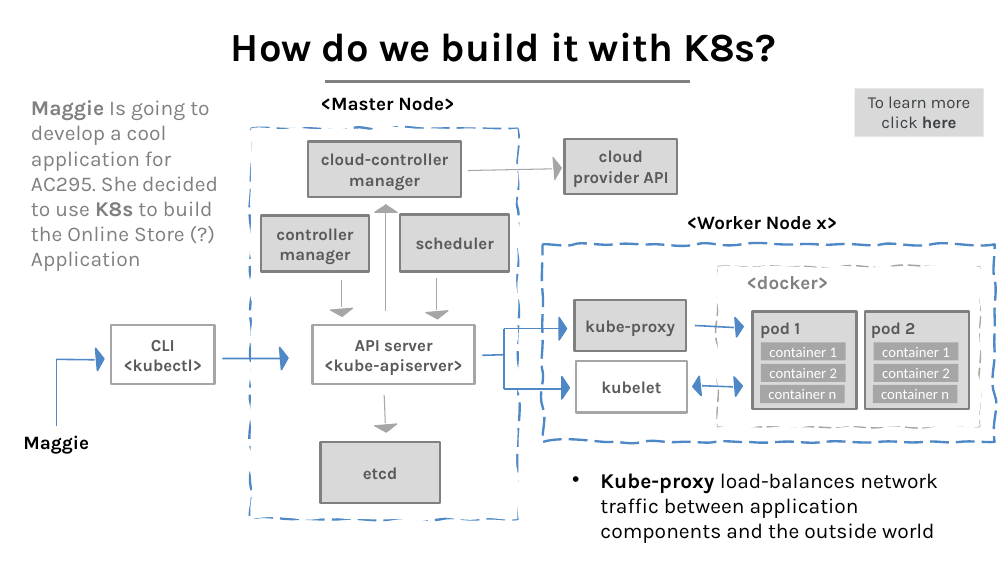
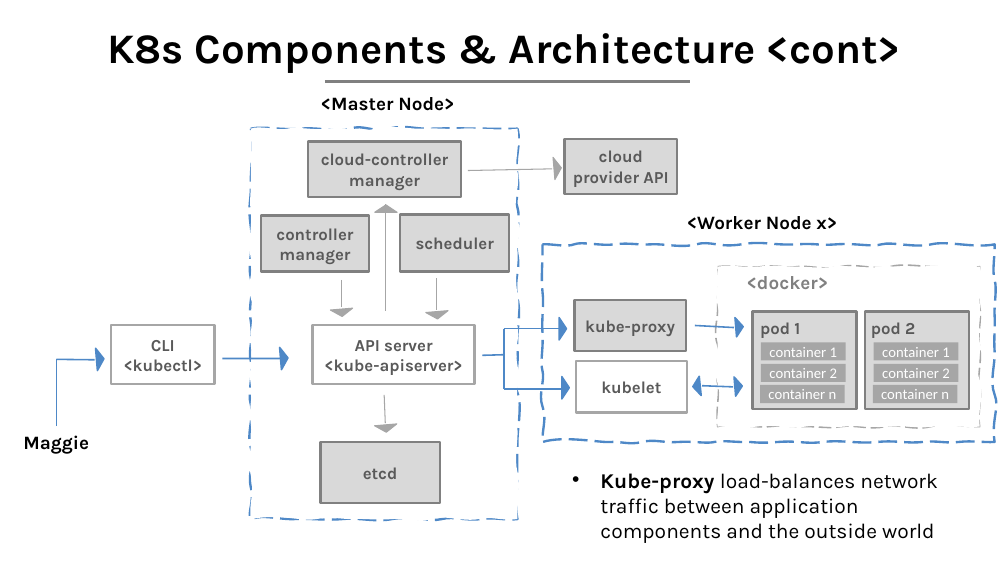
Before and after one commit to Harvard-IACS/2020F-AC295, a slide deck: slide 16 of content/lectures/lecture3/presentation/lecture3.pptx. Drawn at 1008x567 pixels with LibreOffice and Linux fonts; fonts in the diff are those of the drawing. Boxes give left, top, right and bottom in pixels: in the first picture for what was removed or moved away, otherwise in the second. Text is boxed around its words. In the diff, an @@ line names an element or a change of style, - is before the commit and + after.

Commit message:
lecture updated

```diff
--- a/content/lectures/lecture3/presentation/lecture3.pptx
+++ b/content/lectures/lecture3/presentation/lecture3.pptx
@@ title at box(107, 33, 901, 73): text changed; size 38 to 40 pt @@
-How do we build it with K8s?
+K8s Components & Architecture <cont>
@@ rectangle removed at box(854, 88, 984, 137) @@
-To learn more click here
@@ text removed at box(31, 100, 218, 271) @@
-Maggie Is going to develop a cool application for AC295. She decided to use K8s to build the Online Store (?) Application
```
Also in this commit, not shown: 19 other slides changed, 1 slide added, 13 slides removed, 3 other files.
